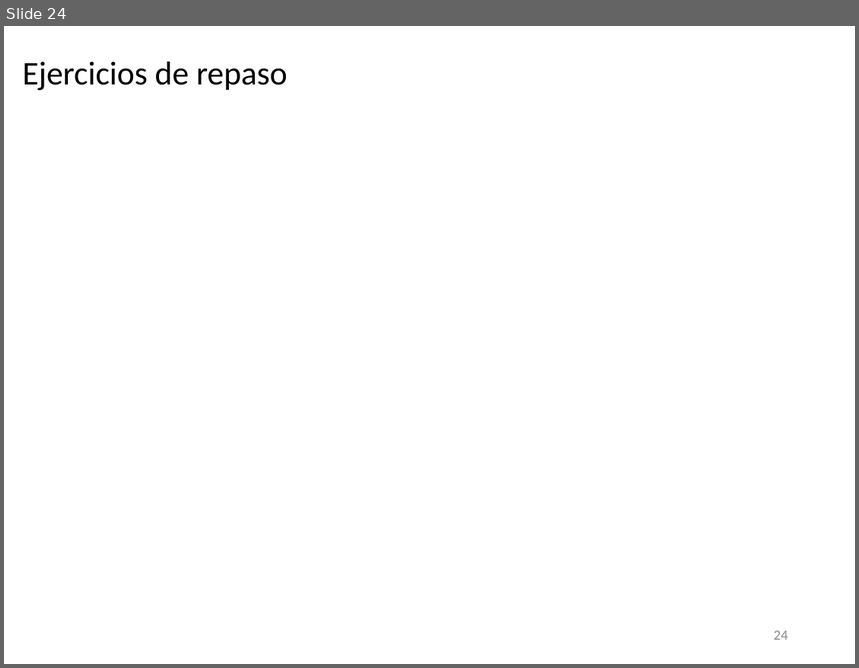
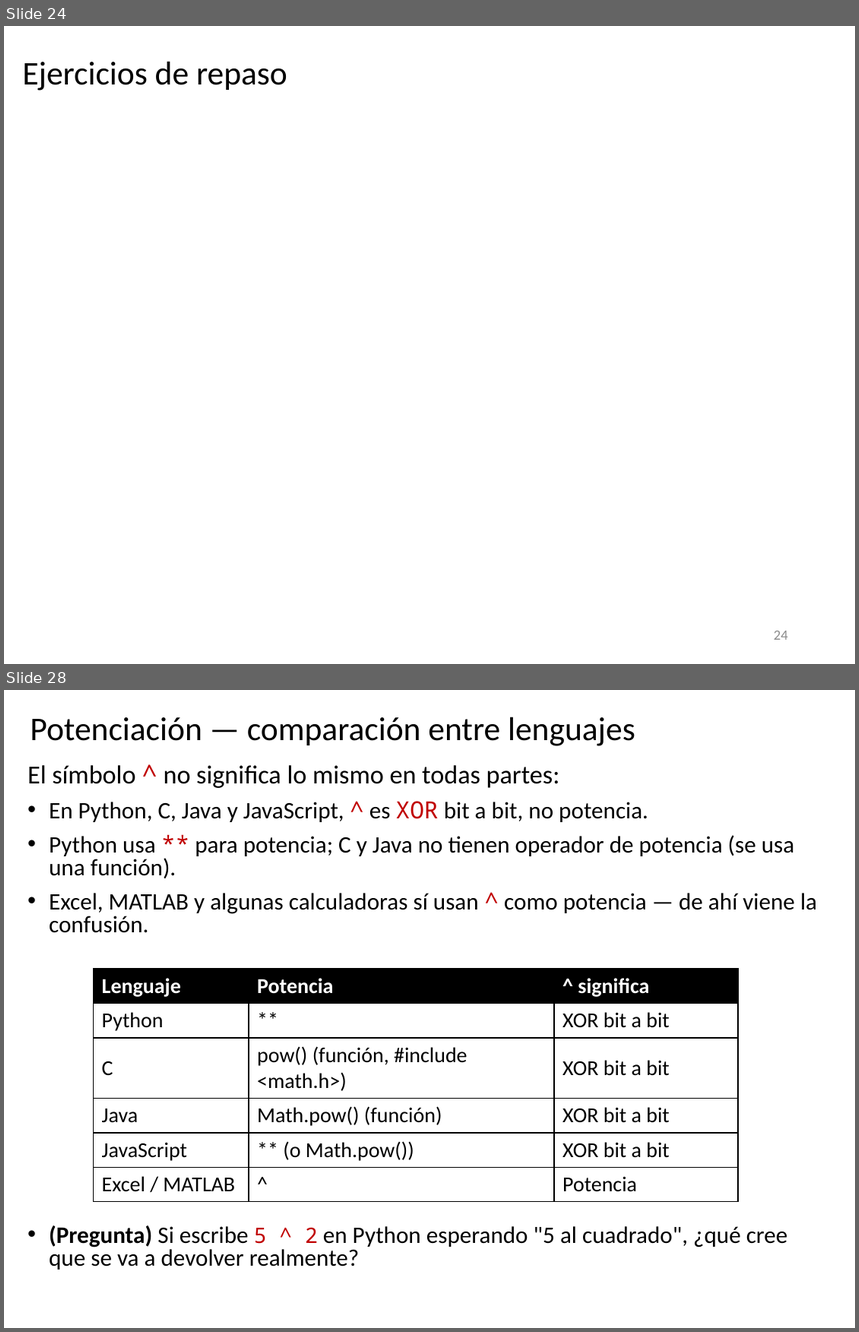
Before and after one commit to algoritmos-UdeA/logica1-20262, a slide deck: clases/4/teoria/clase-04.pptx. Shown one above the other, each under a label of ours: slide 24 before the commit, slides 24 and 28 after it; the slides between them are not shown. The pictures are 859x668 and 859x1332 pixels, drawn with LibreOffice and Linux fonts; fonts in the diff are those of the drawing; grey boxes stand for pictures. Boxes give left, top, right and bottom in pixels: in the first picture for what was removed or moved away, otherwise in the second. Text is boxed around its words. In the diff, an @@ line names an element or a change of style, - is before the commit and + after.

Commit message:
Se agregan ejercicios para analizar

```diff
--- a/clases/4/teoria/clase-04.pptx
+++ b/clases/4/teoria/clase-04.pptx
@@ slide 28 added at <box>4,690,855,1328</box>, background #FFFFFF @@
@@ title added at <box>30,717,636,746</box>, 28 pt, text #000000 @@
+Potenciación — comparación entre lenguajes
@@ text added at <box>28,765,817,1270</box>, 20 pt, text #000000 @@
+El símbolo ^ no significa lo mismo en todas partes:
+• En Python, C, Java y JavaScript, ^ es XOR bit a bit, no potencia.
+• Python usa ** para potencia; C y Java no tienen operador de potencia (se usa una función).
+• Excel, MATLAB y algunas calculadoras sí usan ^ como potencia — de ahí viene la confusión.
+• (Pregunta) Si escribe 5 ^ 2 en Python esperando "5 al cuadrado", ¿qué cree que se va a devolver realmente?
@@ table added at <box>94,969,739,1199</box>, 6 rows, 3 columns @@
+Lenguaje | Potencia | ^ significa
+Python | ** | XOR bit a bit
+C | pow() (función, #include <math.h>) | XOR bit a bit
+Java | Math.pow() (función) | XOR bit a bit
+JavaScript | ** (o Math.pow()) | XOR bit a bit
+Excel / MATLAB | ^ | Potencia
```
Also in this commit, not shown: 6 slides changed, 5 other slides added, 10 other files.
